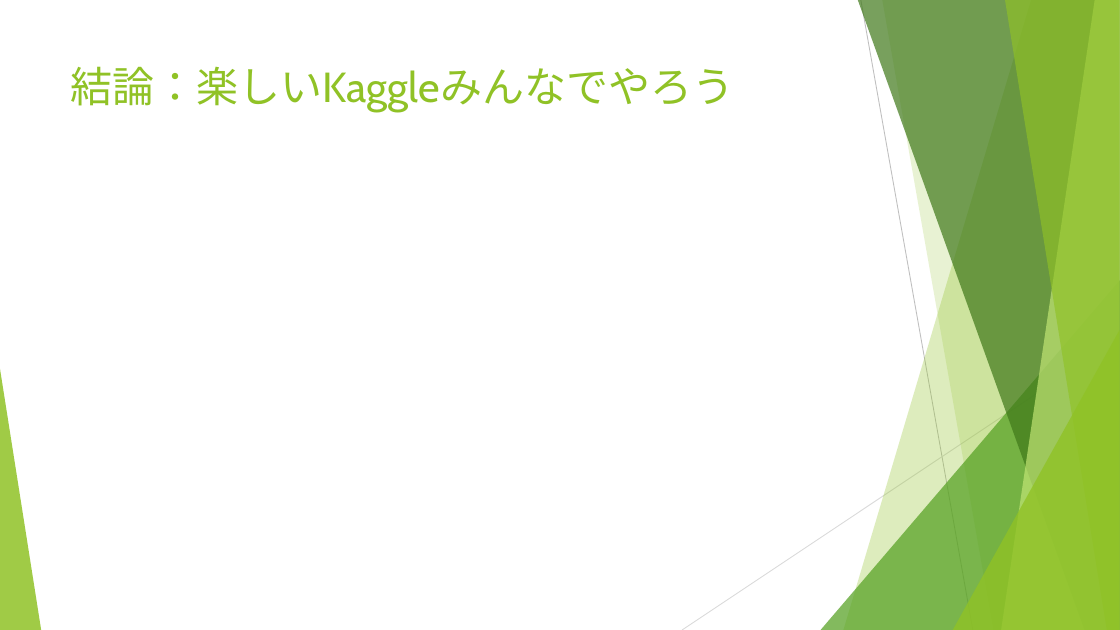
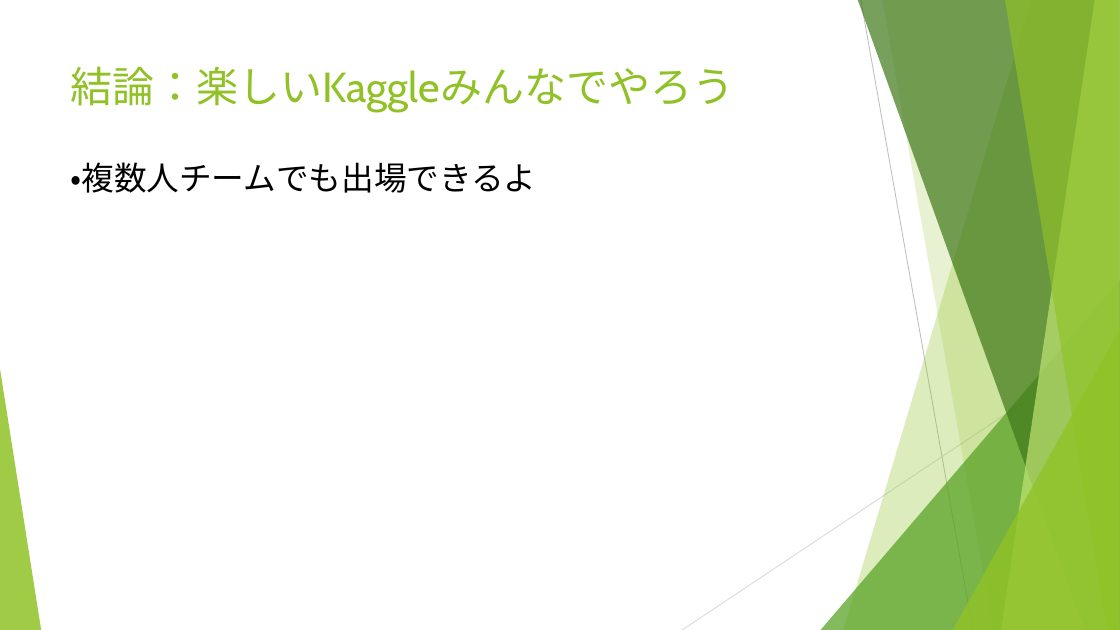
Before and after one commit to backonhighway/kaggle_recruit, a slide deck: slide 18 of 猫でもわかるKaggle.pptx (slide 19 before the commit). Drawn at 1120x630 pixels with LibreOffice and Linux fonts; fonts in the diff are those of the drawing. Boxes give left, top, right and bottom in pixels: in the first picture for what was removed or moved away, otherwise in the second. Text is boxed around its words. In the diff, an @@ line names an element or a change of style, - is before the commit and + after.

```diff
--- a/猫でもわかるKaggle.pptx
+++ b/猫でもわかるKaggle.pptx
@@ text added at [70,162,536,193], 28 pt, text #000000 @@
+・複数人チームでも出場できるよ
```
Also in this commit, not shown: 9 other slides changed, 1 slide removed.
